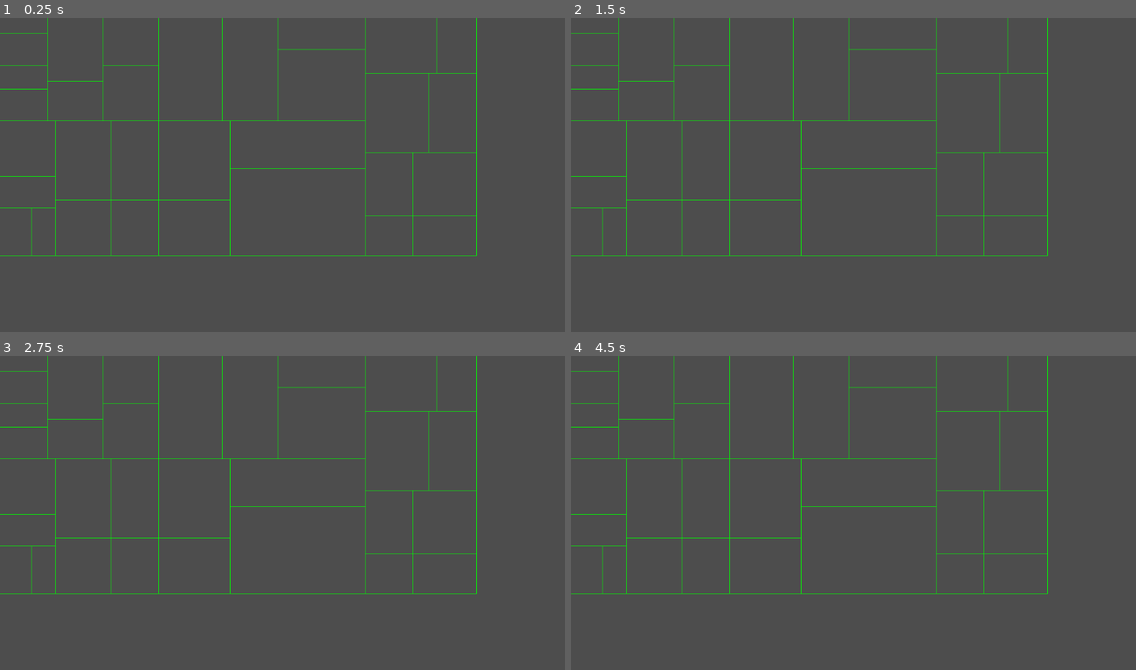
Above: before the commit, frames 1-4 (two rows, left to right).
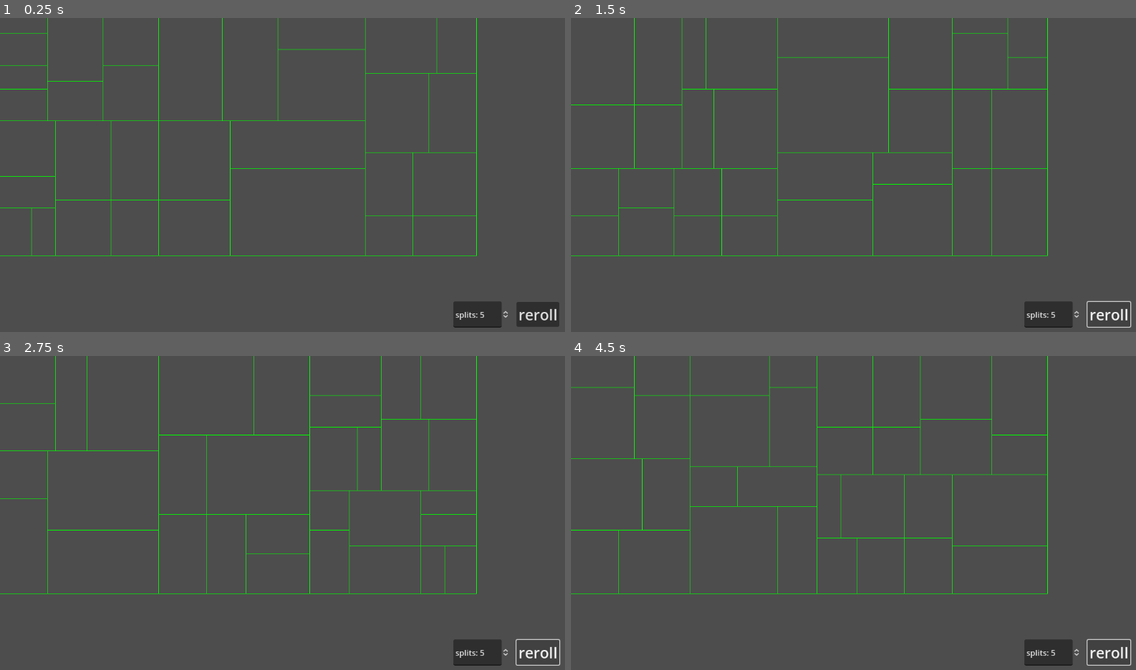
Above: after the commit, the same moments.

Repository: IanLum/Procedural-Dungeon-Generation
Game: Godot game, scene res://main.tscn
Same seed, same stepped clock (60 frames per second), same inputs: the game is played once before the commit and once after it.
Inputs (mouse positions are in pixels of both pictures, inside the frame that each line leads up to):
- Up to frame 1 (0.25 s): no input
- Up to frame 2 (1.5 s): click (1107, 313) at 0.5 s, where only the run after the commit has a clickable "reroll"; click (1107, 313) at 1.25 s, where only the run after the commit has a clickable "reroll"
- Up to frame 3 (2.75 s): click (536, 651) at 2 s, where only the run after the commit has a clickable "reroll"
- Up to frame 4 (4.5 s): tap Enter at 2.75, 4.25 s; tap Space at 3.5 s

The runs differ from the first frame. In frame 1, 1.2% of the frame differs, in the area x 80-99%, y 90-99%; in frame 2, 3.5%; in frame 3, 3.2%; in frame 4, 3.8%, in the area x 0-100%, y 0-99%.

Commit message:
add ui elements

Diff:
--- a/main.gd
+++ b/main.gd
@@ -1,6 +1,9 @@
 extends Node2D
 
 const TILE_SIZE := 16
+
+@onready var splits_selector = $CanvasLayer/NumSplits
+
 var root: Branch
 
 func _ready():
@@ -8,8 +11,7 @@
 		Vector2i(0, 0),
 		Vector2i(60, 30)
 	)
-	root.split(5)
-	queue_redraw()
+	generate_rooms()
 
 func _draw():
 	for leaf in root.get_leaves():
@@ -23,3 +25,10 @@
 			Color.GREEN,
 			false
 		)
+
+func generate_rooms():
+	root.split(splits_selector.value)
+	queue_redraw()
+
+func _on_reroll_pressed():
+	generate_rooms()
--- a/main.tscn
+++ b/main.tscn
@@ -17,3 +17,30 @@
 [node name="TileMap" type="TileMap" parent="."]
 tile_set = SubResource("TileSet_g8iuy")
 format = 2
+
+[node name="CanvasLayer" type="CanvasLayer" parent="."]
+
+[node name="Button" type="Button" parent="CanvasLayer"]
+anchors_preset = 3
+anchor_left = 1.0
+anchor_top = 1.0
+anchor_right = 1.0
+anchor_bottom = 1.0
+offset_left = -76.0
+offset_top = -56.0
+offset_right = -26.0
+offset_bottom = -25.0
+grow_horizontal = 0
+grow_vertical = 0
+theme_override_font_sizes/font_size = 30
+text = "reroll"
+
+[node name="NumSplits" type="SpinBox" parent="CanvasLayer"]
+offset_left = 913.0
+offset_top = 572.0
+offset_right = 1026.0
+offset_bottom = 625.0
+value = 5.0
+prefix = "splits:"
+
+[connection signal="pressed" from="CanvasLayer/Button" to="." method="_on_reroll_pressed"]
